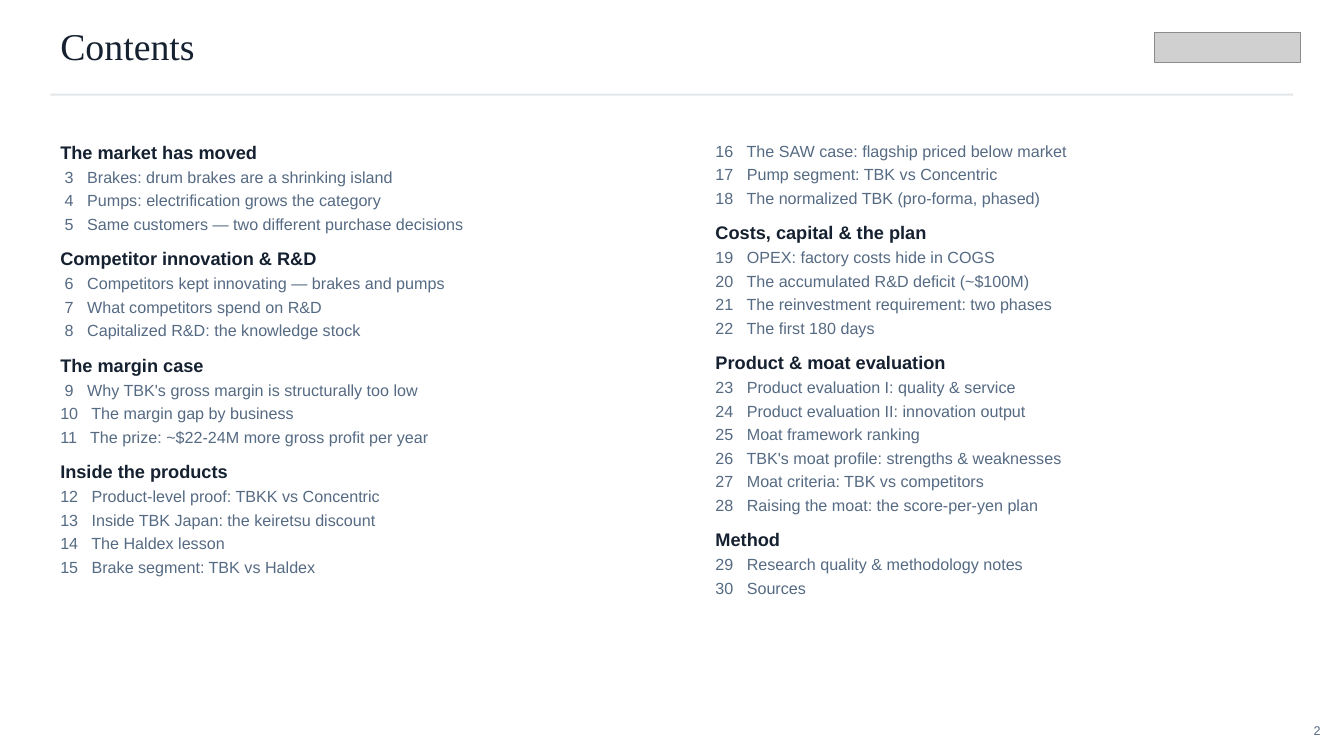
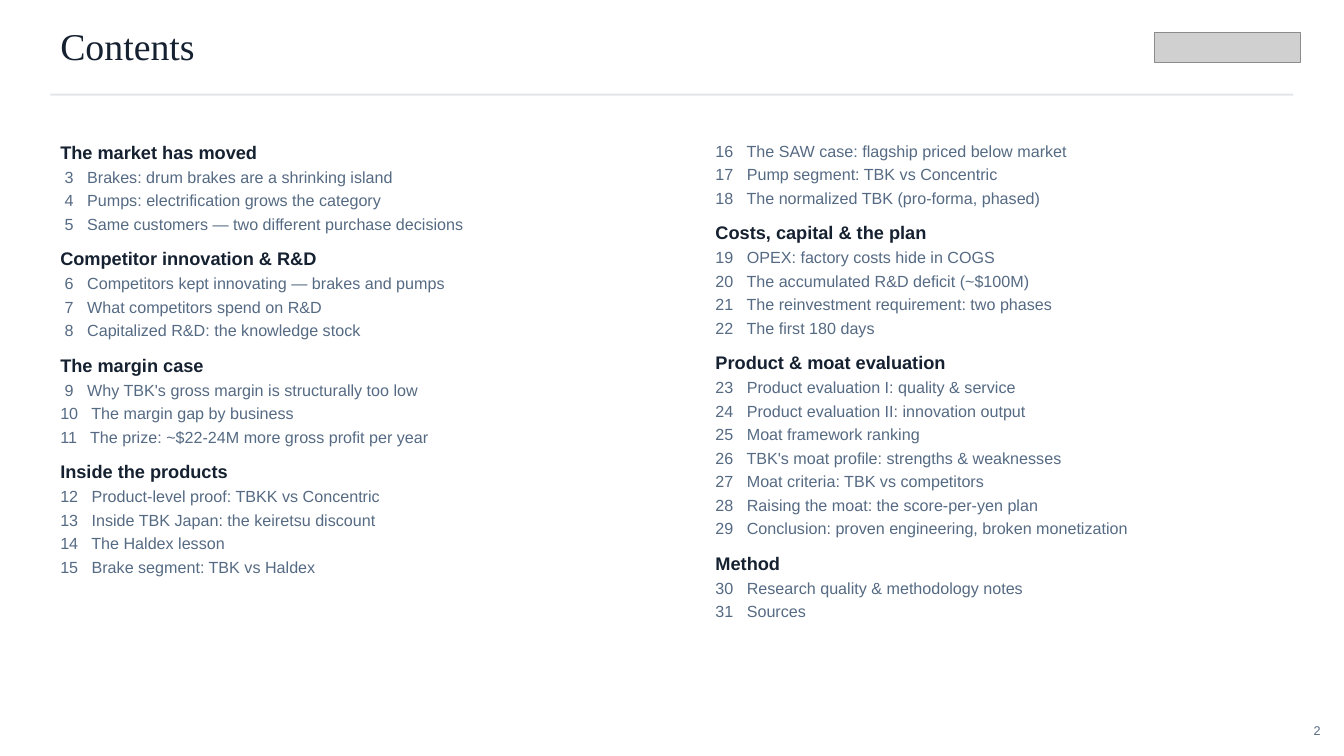
Before and after one commit to charette-lab/Claude, a slide deck: slide 2 of TBK_rd_gap_slides.pptx. Drawn at 1344x756 pixels with LibreOffice and Linux fonts; fonts in the diff are those of the drawing; grey boxes stand for pictures. Boxes give left, top, right and bottom in pixels: in the first picture for what was removed or moved away, otherwise in the second. Text is boxed around its words. In the diff, an @@ line names an element or a change of style, - is before the commit and + after.

```diff
--- a/TBK_rd_gap_slides.pptx
+++ b/TBK_rd_gap_slides.pptx
@@ text at (747,522,1127,538): paragraph added @@
+29 Conclusion: proven engineering, broken monetization
@@ text at (715,582,1022,617): text changed @@
-29 Research quality & methodology notes
-30 Sources
+30 Research quality & methodology notes
+31 Sources
```
Also in this commit, not shown: 2 other slides changed, 1 slide added, 1 other file.
